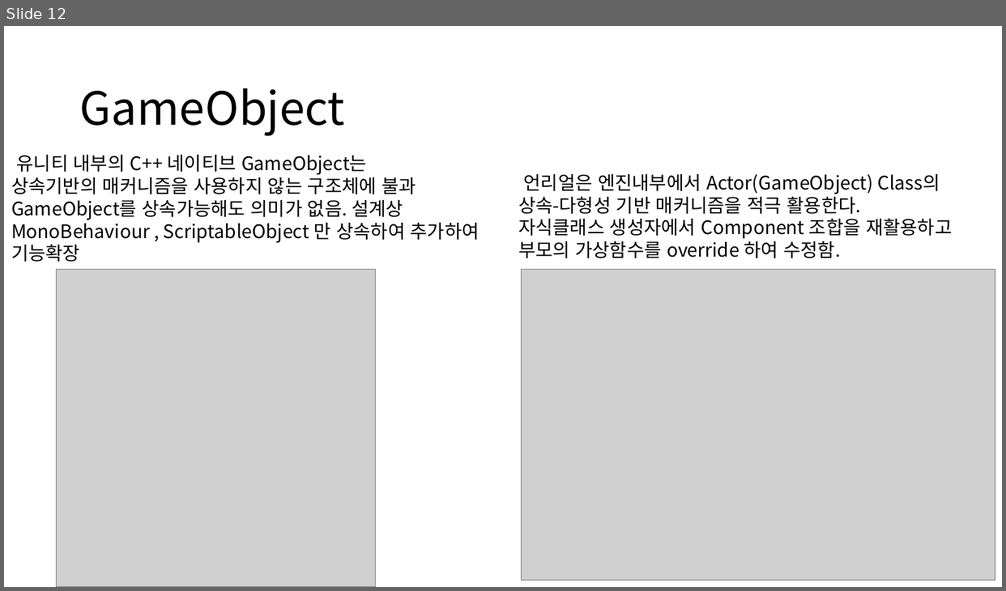
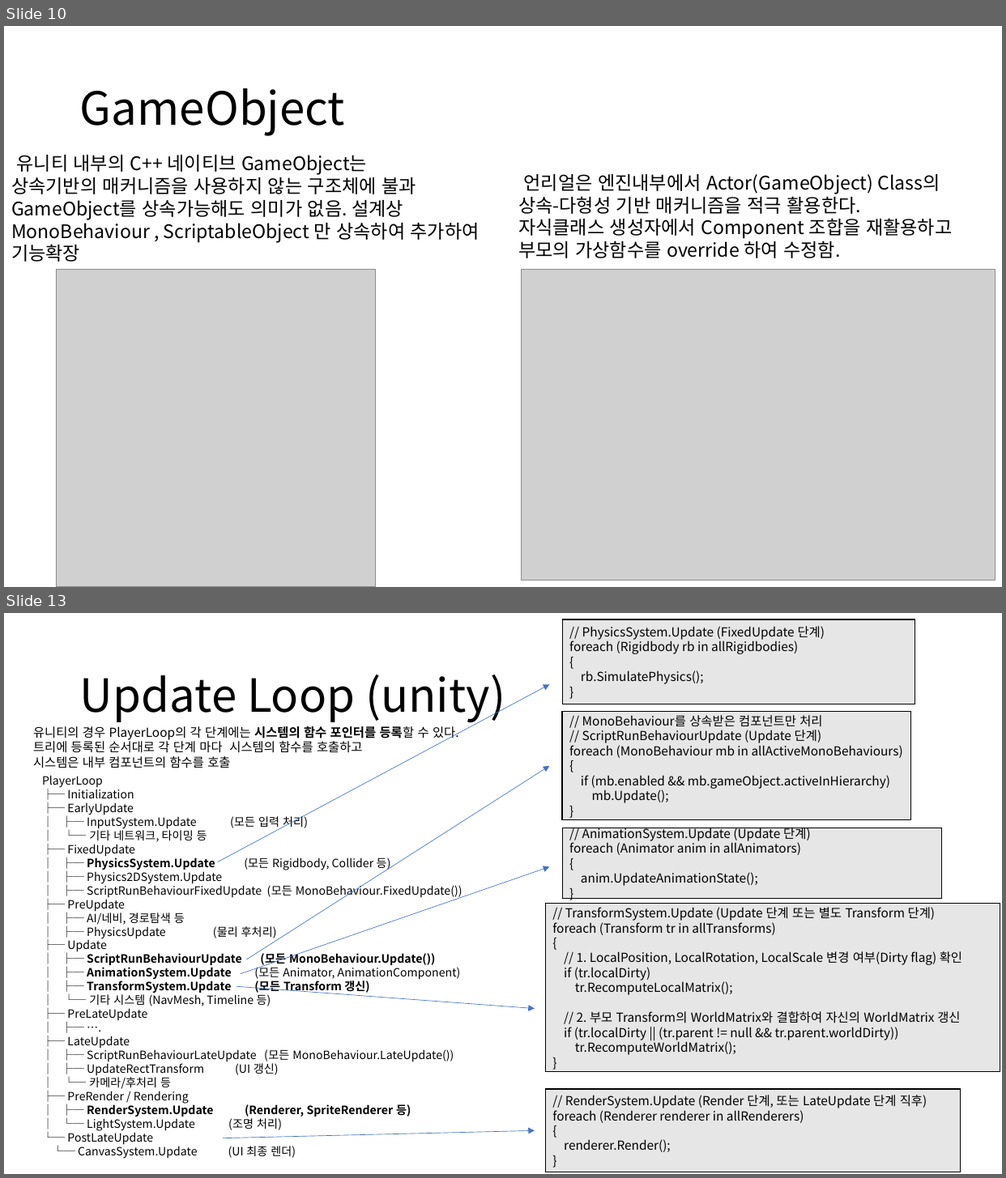
Before and after one commit to ldw9981/Direct2D_1.4, a slide deck: ppt/GameObject.pptx. Shown one above the other, each under a label of ours: slide 12 before the commit, slides 10 and 13 after it; the slides between them are not shown. The pictures are 1006x591 and 1006x1178 pixels, drawn with LibreOffice and Linux fonts; fonts in the diff are those of the drawing; grey boxes stand for pictures. Boxes give left, top, right and bottom in pixels: in the first picture for what was removed or moved away, otherwise in the second. Text is boxed around its words. In the diff, an @@ line names an element or a change of style, - is before the commit and + after.

```diff
--- a/ppt/GameObject.pptx
+++ b/ppt/GameObject.pptx
@@ slide 13 added at [4, 613, 1002, 1174], background #FFFFFF @@
@@ rectangle added at [562, 619, 915, 705], fill #E7E6E6, outline #000000 1 pt, 12 pt, text #000000 @@
+// PhysicsSystem.Update (FixedUpdate 단계)
+foreach (Rigidbody rb in allRigidbodies)
+{
+rb.SimulatePhysics();
+}
@@ title added at [80, 675, 505, 724], 44 pt, text #000000 @@
+Update Loop (unity)
@@ arrow added from (218, 862) to (550, 684), #4472C4 0.5 pt @@
@@ text added at [33, 726, 459, 769], 12 pt, text #000000 @@
+유니티의 경우 PlayerLoop의 각 단계에는 시스템의 함수 포인터를 등록할 수 있다.
+트리에 등록된 순서대로 각 단계 마다 시스템의 함수를 호출하고
+시스템은 내부 컴포넌트의 함수를 호출
@@ rectangle added at [562, 712, 911, 820], fill #E7E6E6, outline #000000 1 pt, 12 pt, text #000000 @@
+// MonoBehaviour를 상속받은 컴포넌트만 처리
+// ScriptRunBehaviourUpdate (Update 단계)
+foreach (MonoBehaviour mb in allActiveMonoBehaviours)
+{
+if (mb.enabled && mb.gameObject.activeInHierarchy)
+mb.Update();
+}
@@ text added at [42, 775, 462, 1159], 11 pt, text #000000 @@
+PlayerLoop
+├─ Initialization
+├─ EarlyUpdate
+│ ├─ InputSystem.Update (모든 입력 처리)
+│ └─ 기타 네트워크, 타이밍 등
+├─ FixedUpdate
+│ ├─ PhysicsSystem.Update (모든 Rigidbody, Collider 등)
+│ ├─ Physics2DSystem.Update
+│ ├─ ScriptRunBehaviourFixedUpdate (모든 MonoBehaviour.FixedUpdate())
+├─ PreUpdate
+│ ├─ AI/네비, 경로탐색 등
+│ ├─ PhysicsUpdate (물리 후처리)
+├─ Update
+│ ├─ ScriptRunBehaviourUpdate (모든 MonoBehaviour.Update())
+│ ├─ AnimationSystem.Update (모든 Animator, AnimationComponent)
+│ ├─ TransformSystem.Update (모든 Transform 갱신)
+│ └─ 기타 시스템 (NavMesh, Timeline 등)
+├─ PreLateUpdate
+│ ├─ ….
+├─ LateUpdate
+│ ├─ ScriptRunBehaviourLateUpdate (모든 MonoBehaviour.LateUpdate())
+│ ├─ UpdateRectTransform (UI 갱신)
+│ └─ 카메라/후처리 등
+├─ PreRender / Rendering
+│ ├─ RenderSystem.Update (Renderer, SpriteRenderer 등)
+│ └─ LightSystem.Update (조명 처리)
+└─ PostLateUpdate
+└─ CanvasSystem.Update (UI 최종 렌더)
@@ arrow added from (246, 960) to (550, 766), #4472C4 0.5 pt @@
@@ rectangle added at [562, 828, 942, 899], fill #E7E6E6, outline #000000 1 pt, 12 pt, text #000000 @@
+// AnimationSystem.Update (Update 단계)
+foreach (Animator anim in allAnimators)
+{
+anim.UpdateAnimationState();
+}
@@ arrow added from (241, 973) to (550, 867), #4472C4 0.5 pt @@
@@ rectangle added at [545, 904, 999, 1072], fill #E7E6E6, outline #000000 1 pt, 12 pt, text #000000 @@
+// TransformSystem.Update (Update 단계 또는 별도 Transform 단계)
+foreach (Transform tr in allTransforms)
+{
+// 1. LocalPosition, LocalRotation, LocalScale 변경 여부(Dirty flag) 확인
+if (tr.localDirty)
+tr.RecomputeLocalMatrix();
+// 2. 부모 Transform의 WorldMatrix와 결합하여 자신의 WorldMatrix 갱신
+if (tr.localDirty || (tr.parent != null && tr.parent.worldDirty))
+tr.RecomputeWorldMatrix();
+}
@@ arrow added from (236, 986) to (535, 1009), #4472C4 0.5 pt @@
@@ rectangle added at [545, 1089, 961, 1172], fill #E7E6E6, outline #000000 1 pt, 12 pt, text #000000 @@
+// RenderSystem.Update (Render 단계, 또는 LateUpdate 단계 직후)
+foreach (Renderer renderer in allRenderers)
+{
+renderer.Render();
+}
@@ arrow added from (223, 1139) to (535, 1131), #4472C4 0.5 pt @@
@@ what was slide 12 is now slide 10 @@
```
Also in this commit, not shown: 3 slides changed, 2 other slides added.
